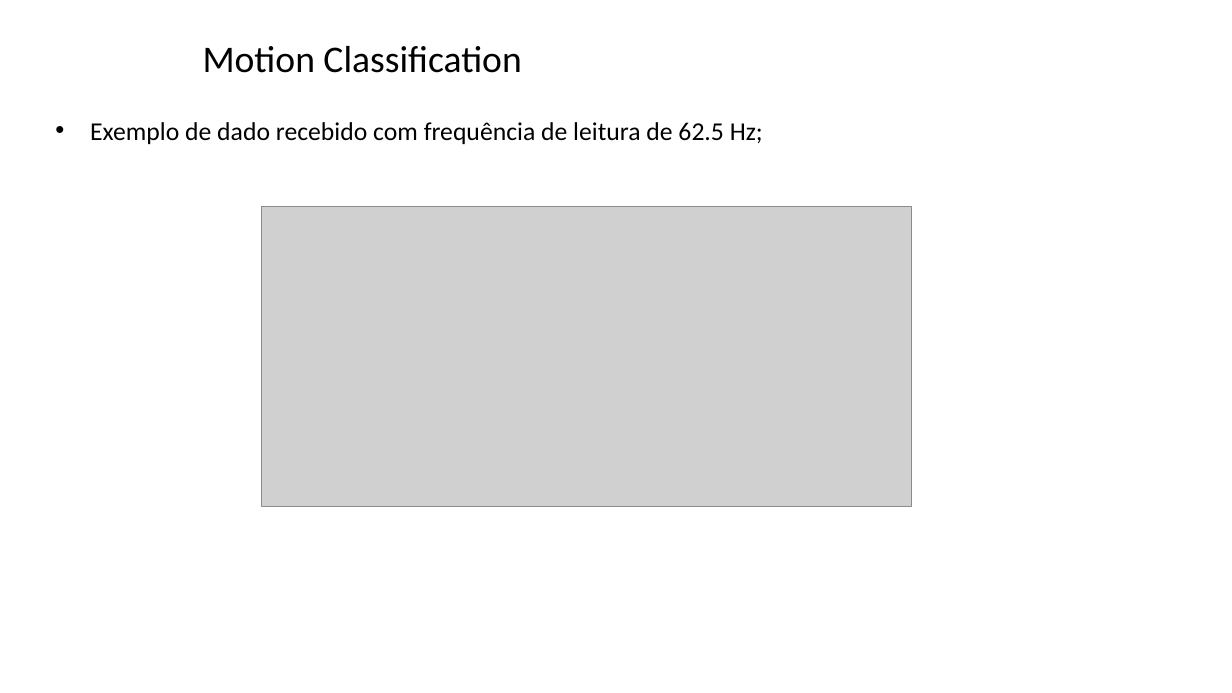
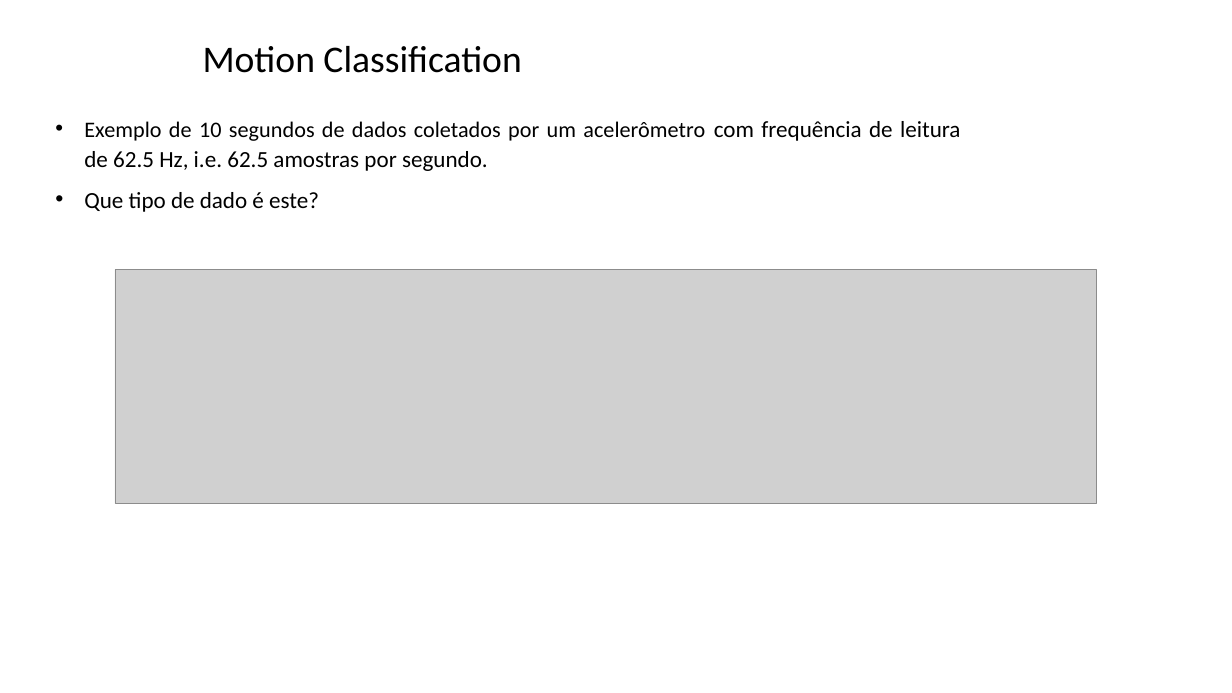
Before and after one commit to zz4fap/tp557-iot-ml, a slide deck: slide 10 of slides/TP557_15_classificação de movimentos.pptx. Drawn at 1232x693 pixels with LibreOffice and Linux fonts; fonts in the diff are those of the drawing; grey boxes stand for pictures; background and template pictures are left out. Boxes give left, top, right and bottom in pixels: in the first picture for what was removed or moved away, otherwise in the second. Text is boxed around its words. In the diff, an @@ line names an element or a change of style, - is before the commit and + after.

```diff
--- a/slides/TP557_15_classificação de movimentos.pptx
+++ b/slides/TP557_15_classificação de movimentos.pptx
@@ text at (x1=84, y1=121, x2=961, y2=212): text changed; size 20 to 18 pt @@
-• Exemplo de dado recebido com frequência de leitura de 62.5 Hz;
+• Exemplo de 10 segundos de dados coletados por um acelerômetro com frequência de leitura de 62.5 Hz, i.e. 62.5 amostras por segundo.
+• Que tipo de dado é este?
@@ picture resized from (x1=262, y1=207, x2=911, y2=507) to (x1=115, y1=270, x2=1096, y2=504) @@
```
Also in this commit, not shown: 1 other slide changed, 3 slides added.
